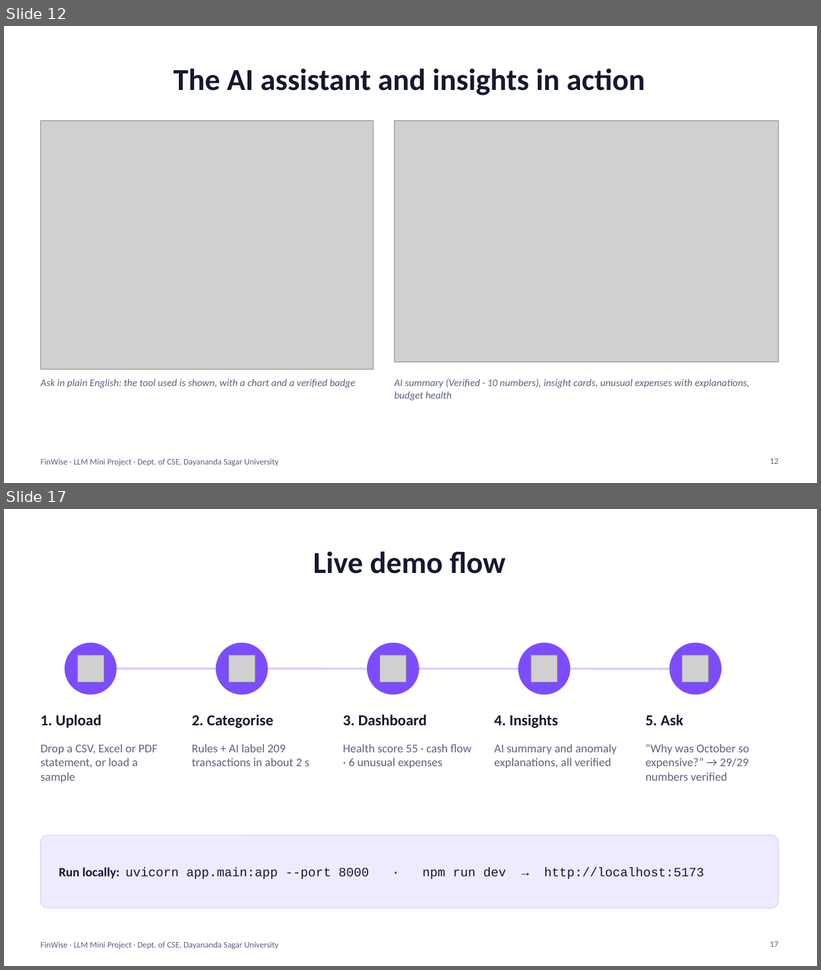
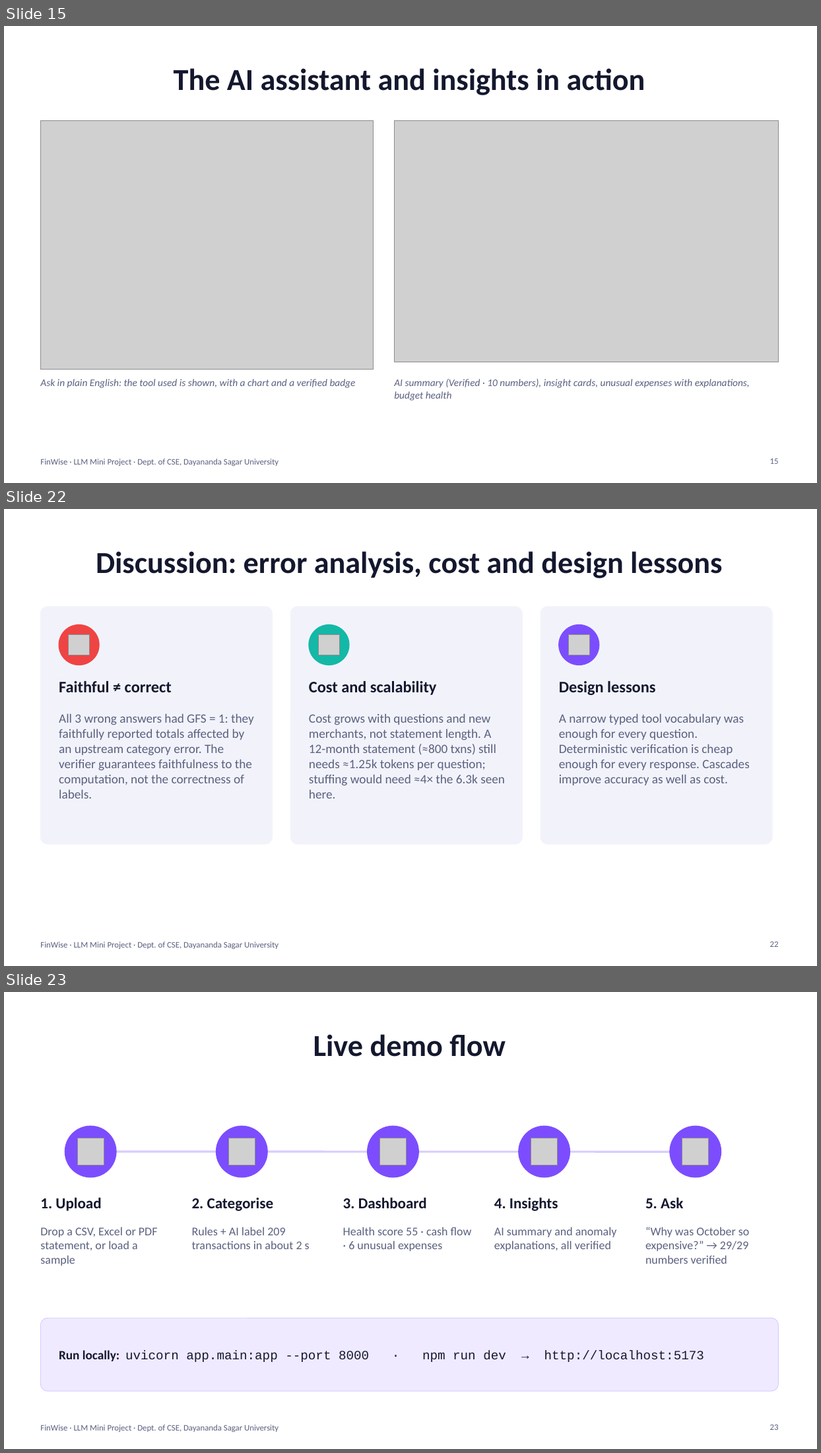
Before and after one commit to dkadchha2845/FinWise, a slide deck: finwise/ppt/FinWise_Presentation.pptx. Shown one above the other, each under a label of ours: slides 12 and 17 before the commit, slides 15, 22 and 23 after it; the slides between them are not shown. The pictures are 821x970 and 821x1453 pixels, drawn with LibreOffice and Linux fonts; fonts in the diff are those of the drawing; grey boxes stand for pictures. Boxes give left, top, right and bottom in pixels: in the first picture for what was removed or moved away, otherwise in the second. Text is boxed around its words. In the diff, an @@ line names an element or a change of style, - is before the commit and + after.

```diff
--- a/finwise/ppt/FinWise_Presentation.pptx
+++ b/finwise/ppt/FinWise_Presentation.pptx
@@ slide 22 added at [4,509,817,966], background #FFFFFF; not listed: 1 template element that a slide beside it also shows @@
@@ title added at [96,551,722,578], 36 pt, text #14182E, bold @@
+Discussion: error analysis, cost and design lessons
@@ rounded rectangle added at [40,607,273,844], fill #F2F3FA, outline #F2F3FA 0.75 pt @@
@@ rounded rectangle added at [290,607,523,844], fill #F2F3FA, outline #F2F3FA 0.75 pt @@
@@ rounded rectangle added at [541,607,773,844], fill #F2F3FA, outline #F2F3FA 0.75 pt @@
@@ ellipse added at [59,625,99,665], fill #EF4444, outline #EF4444 1 pt @@
@@ ellipse added at [309,625,349,665], fill #14B8A6, outline #14B8A6 1 pt @@
@@ ellipse added at [559,625,599,665], fill #7C4DFF, outline #7C4DFF 1 pt @@
@@ picture added at [69,634,89,656] @@
@@ picture added at [319,634,339,656] @@
@@ picture added at [569,634,589,656] @@
@@ text added at [59,681,172,692], 19 pt, text #14182E, bold @@
+Faithful ≠ correct
@@ text added at [309,681,437,695], 19 pt, text #14182E, bold @@
+Cost and scalability
@@ text added at [559,681,655,695], 19 pt, text #14182E, bold @@
+Design lessons
@@ text added at [59,714,254,799], 15 pt, text #5B6180 @@
+All 3 wrong answers had GFS = 1: they faithfully reported totals affected by an upstream category error. The verifier guarantees faithfulness to the computation, not the correctness of labels.
@@ text added at [309,714,505,799], 15 pt, text #5B6180 @@
+Cost grows with questions and new merchants, not statement length. A 12-month statement (≈800 txns) still needs ≈1.25k tokens per question; stuffing would need ≈4× the 6.3k seen here.
@@ text added at [559,714,749,786], 15 pt, text #5B6180 @@
+A narrow typed tool vocabulary was enough for every question. Deterministic verification is cheap enough for every response. Cascades improve accuracy as well as cost.
@@ page number added at [770,941,779,947], 10 pt, text #5B6180 @@
+22
@@ what was slide 12 is now slide 15 @@
@@ page number at [770,459,779,464]: text changed @@
-12
+15
@@ what was slide 17 is now slide 23 @@
@@ page number at [770,1424,779,1430]: text changed @@
-17
+23
```
Also in this commit, not shown: 6 slides changed, 5 other slides added, 2 other files.
